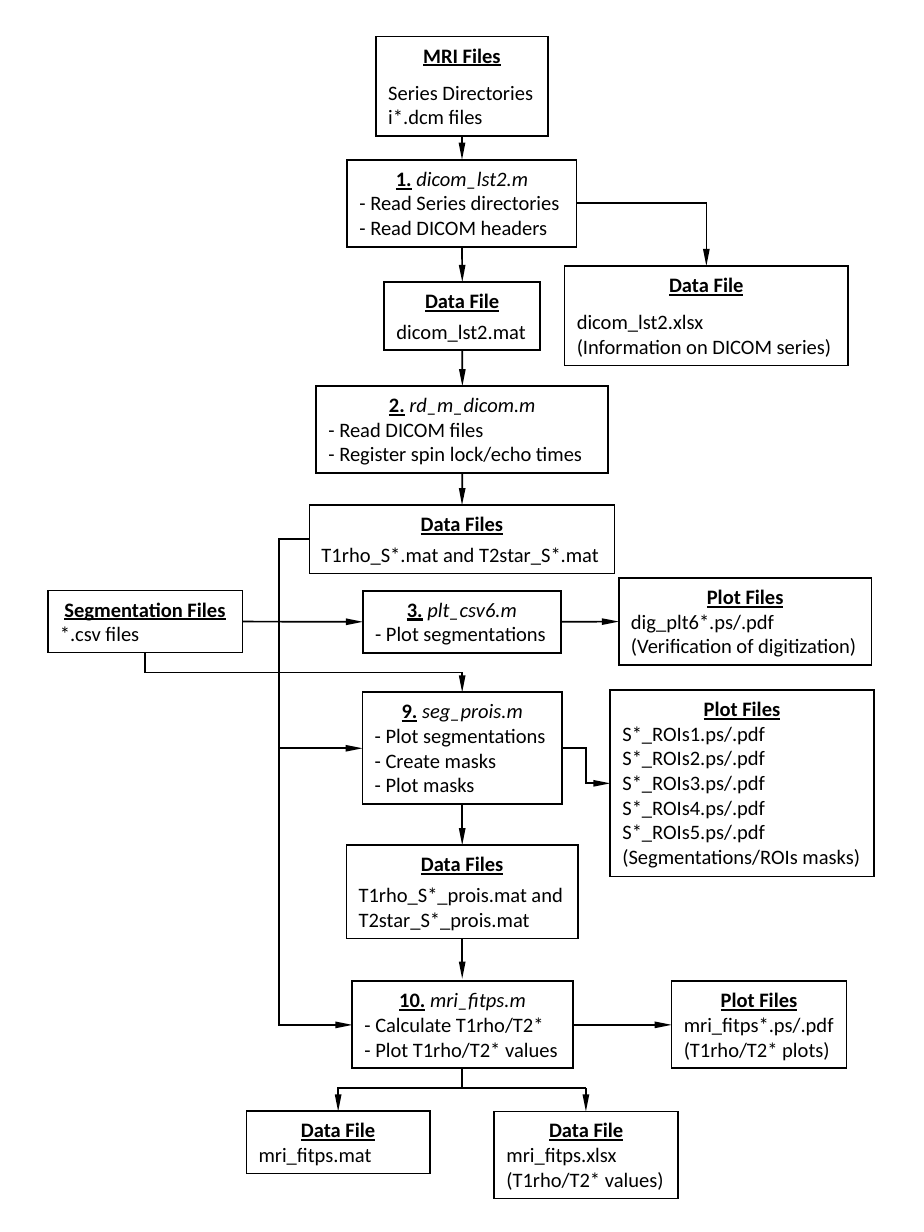
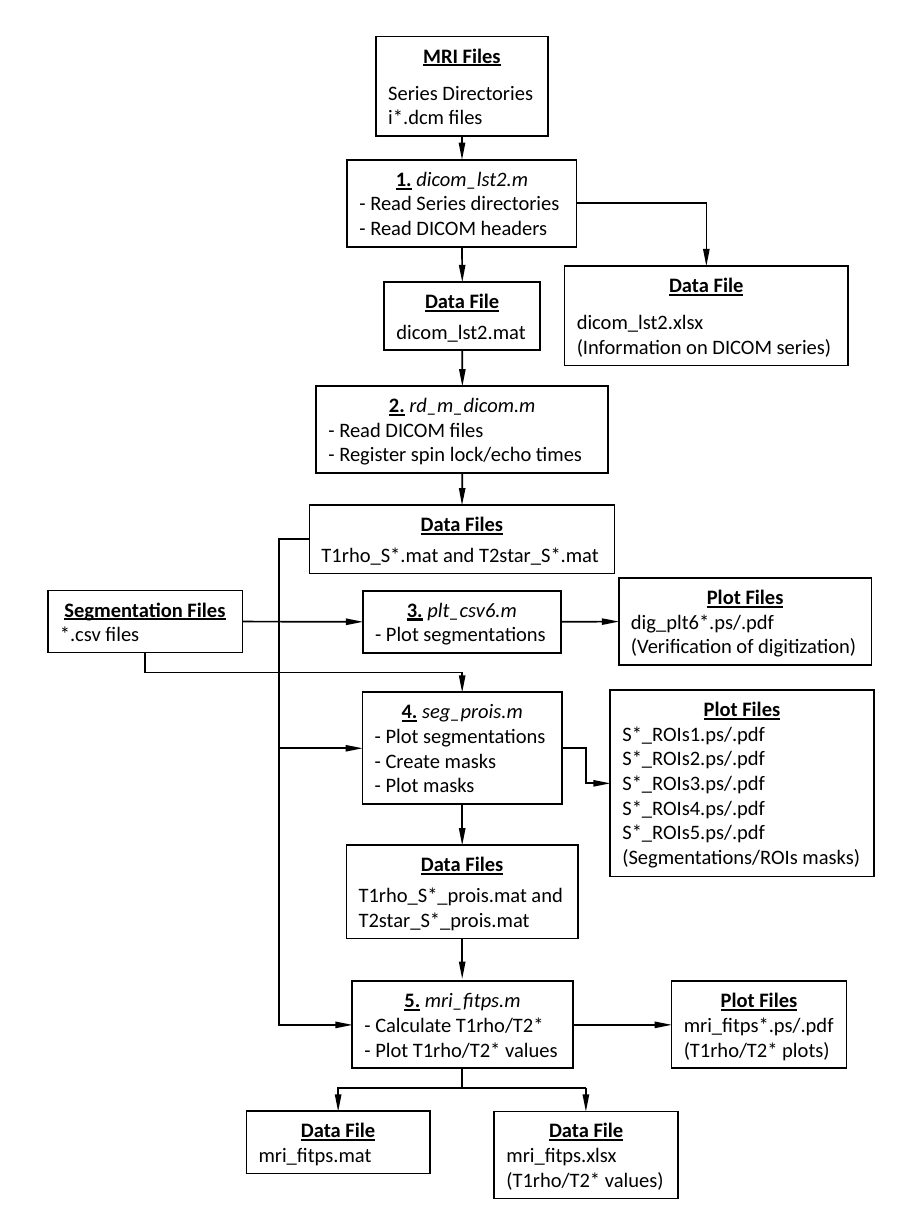
Before and after one commit to mggardne/PTOA_MRI_T1rho_and_T2star, a slide deck: slide 1 of PTOA_ImageAnalysisPipeline.pptx. Drawn at 924x1232 pixels with LibreOffice and Linux fonts; fonts in the diff are those of the drawing. Boxes give left, top, right and bottom in pixels: in the first picture for what was removed or moved away, otherwise in the second. Text is boxed around its words. In the diff, an @@ line names an element or a change of style, - is before the commit and + after.

```diff
--- a/PTOA_ImageAnalysisPipeline.pptx
+++ b/PTOA_ImageAnalysisPipeline.pptx
@@ text in rectangle at bbox=[402, 704, 523, 722]: text changed @@
-9. seg_prois.m
+4. seg_prois.m
@@ text in rectangle at bbox=[404, 992, 521, 1011]: text changed @@
-10. mri_fitps.m
+5. mri_fitps.m
```
Also in this commit, not shown: 2 other files.
